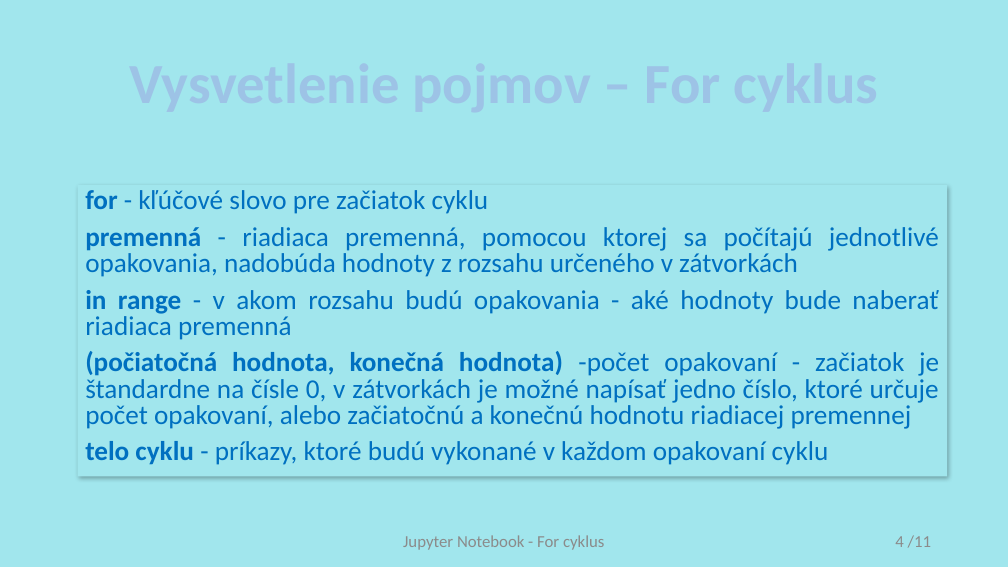
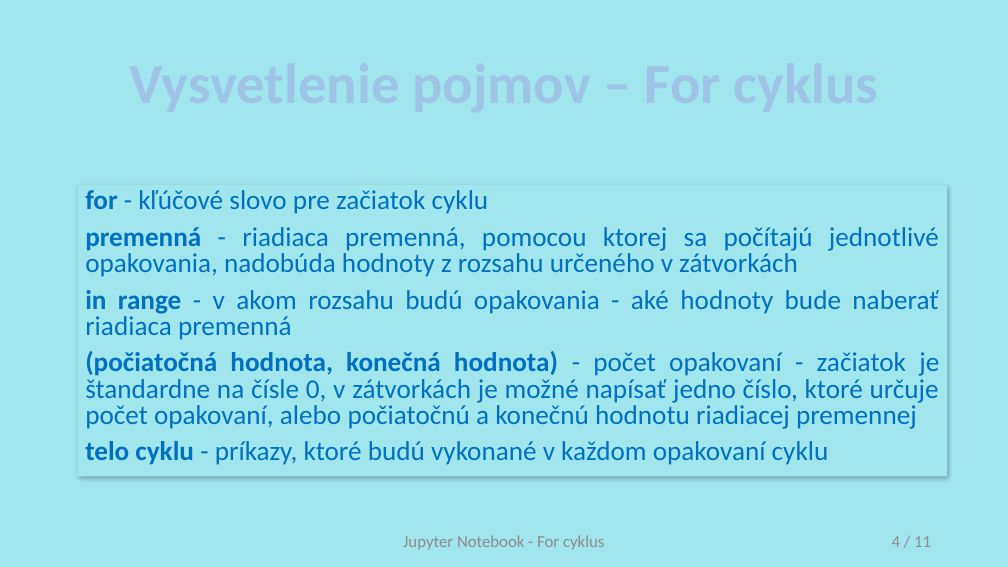
Before and after one commit to xcerni13/diplomova-praca, a slide deck: slide 4 of Prezentacie/6. For cyklus.pptx. Drawn at 1008x567 pixels with LibreOffice and Linux fonts; fonts in the diff are those of the drawing. Boxes give left, top, right and bottom in pixels: in the first picture for what was removed or moved away, otherwise in the second. Text is boxed around its words. In the diff, an @@ line names an element or a change of style, - is before the commit and + after.

```diff
--- a/Prezentacie/6. For cyklus.pptx
+++ b/Prezentacie/6. For cyklus.pptx
@@ text at [85,351,939,429]: text changed @@
-(počiatočná hodnota, konečná hodnota) -počet opakovaní - začiatok je štandardne na čísle 0, v zátvorkách je možné napísať jedno číslo, ktoré určuje počet opakovaní, alebo začiatočnú a konečnú hodnotu riadiacej premennej
+(počiatočná hodnota, konečná hodnota) - počet opakovaní - začiatok je štandardne na čísle 0, v zátvorkách je možné napísať jedno číslo, ktoré určuje počet opakovaní, alebo počiatočnú a konečnú hodnotu riadiacej premennej
@@ page number at [892,536,931,547]: spaces changed @@
-4 /11
+4 / 11
```
Also in this commit, not shown: 5 other slides changed, 9 other files.
